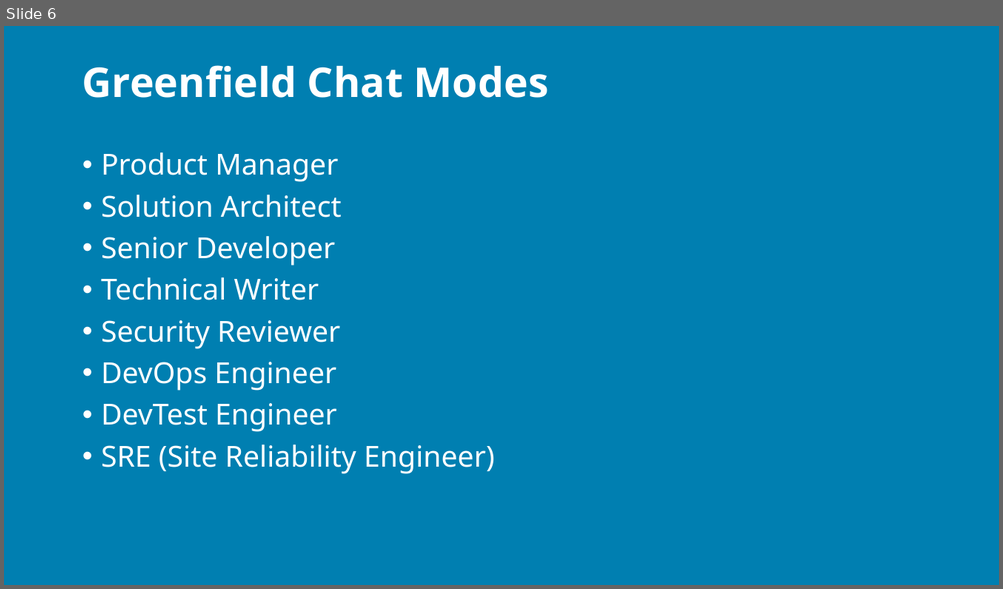
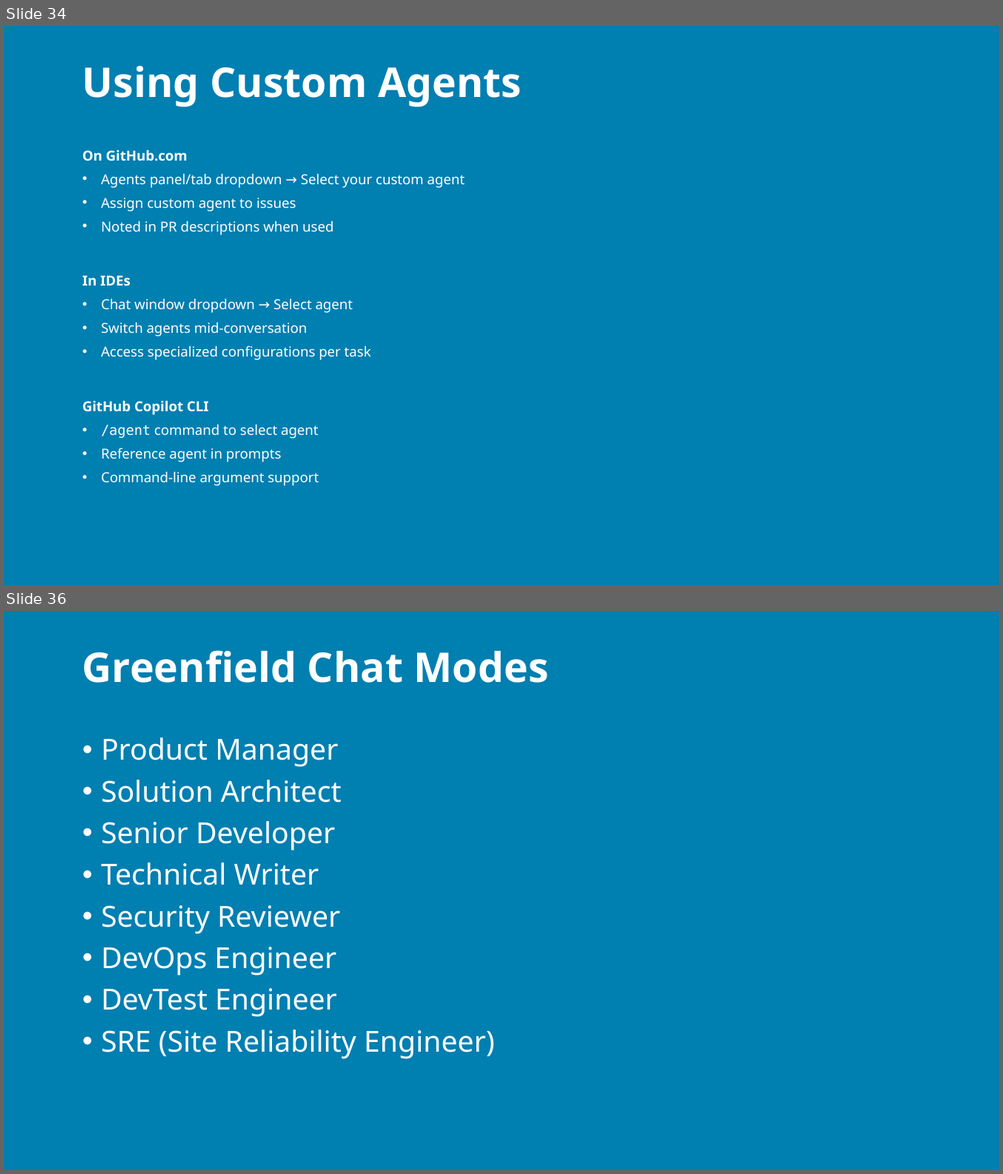
Before and after one commit to j0hnnymiller/AI-Assisted-Software-Development, a slide deck: Slides/AIASD-Greenfield-slides.pptx. Shown one above the other, each under a label of ours: slide 6 before the commit, slides 34 and 36 after it; the slides between them are not shown. The pictures are 1003x589 and 1003x1174 pixels, drawn with LibreOffice and Linux fonts; fonts in the diff are those of the drawing; background and template pictures are left out. Boxes give left, top, right and bottom in pixels: in the first picture for what was removed or moved away, otherwise in the second. Text is boxed around its words. In the diff, an @@ line names an element or a change of style, - is before the commit and + after.

```diff
--- a/Slides/AIASD-Greenfield-slides.pptx
+++ b/Slides/AIASD-Greenfield-slides.pptx
@@ slide 34 added at <box>4,26,999,585</box>, background picture (left out) @@
@@ title added at <box>82,66,521,107</box>, 29.7 pt, text #FFFFFF, bold @@
+Using Custom Agents
@@ text added at <box>82,150,465,486</box>, 10 pt, text #FFFFFF @@
+On GitHub.com
+• Agents panel/tab dropdown → Select your custom agent
+• Assign custom agent to issues
+• Noted in PR descriptions when used
+In IDEs
+• Chat window dropdown → Select agent
+• Switch agents mid-conversation
+• Access specialized configurations per task
+GitHub Copilot CLI
+• /agent command to select agent
+• Reference agent in prompts
+• Command-line argument support
@@ what was slide 6 is now slide 36 @@
```
Also in this commit, not shown: 5 slides changed, 32 other slides added, 1 slide removed.
